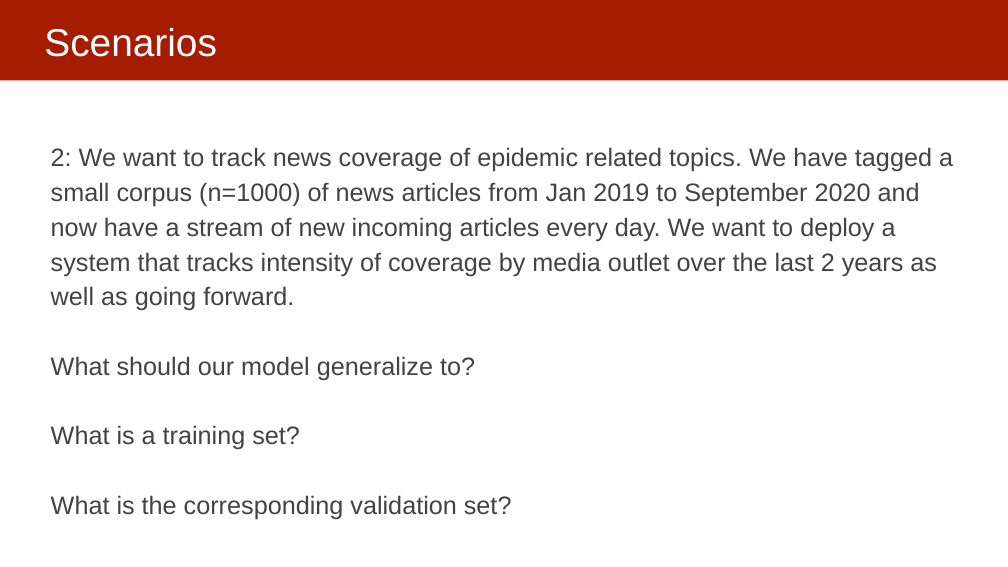
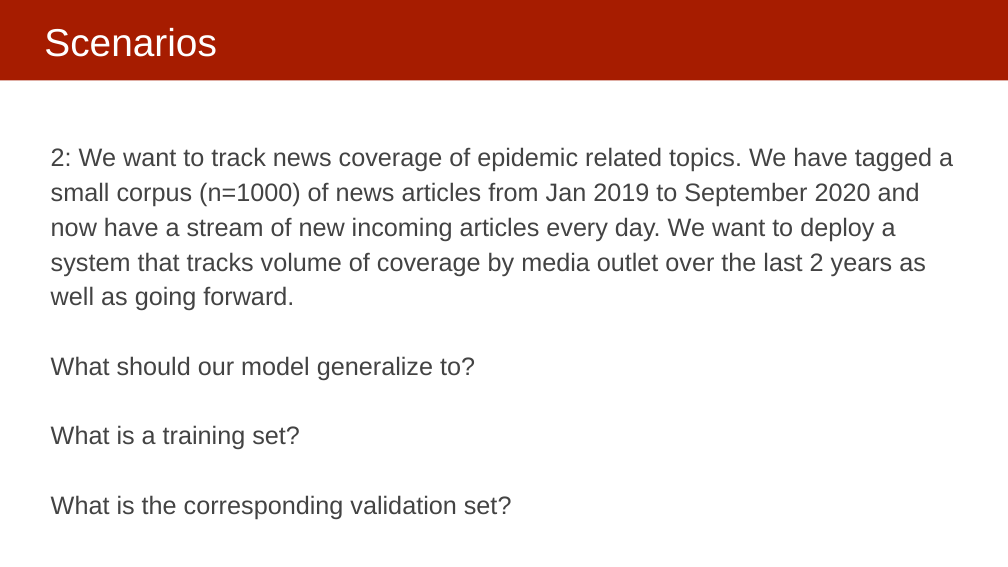
Before and after one commit to dssg/MLinPractice, a slide deck: slide 18 of Lectures/Lecture5-ModelSelection.pptx. Drawn at 1008x567 pixels with LibreOffice and Linux fonts; fonts in the diff are those of the drawing. Boxes give left, top, right and bottom in pixels: in the first picture for what was removed or moved away, otherwise in the second. Text is boxed around its words. In the diff, an @@ line names an element or a change of style, - is before the commit and + after.

Commit message:
updated

```diff
--- a/Lectures/Lecture5-ModelSelection.pptx
+++ b/Lectures/Lecture5-ModelSelection.pptx
@@ text at bbox=[51, 147, 953, 310]: text changed @@
-2: We want to track news coverage of epidemic related topics. We have tagged a small corpus (n=1000) of news articles from Jan 2019 to September 2020 and now have a stream of new incoming articles every day. We want to deploy a system that tracks intensity of coverage by media outlet over the last 2 years as well as going forward.
+2: We want to track news coverage of epidemic related topics. We have tagged a small corpus (n=1000) of news articles from Jan 2019 to September 2020 and now have a stream of new incoming articles every day. We want to deploy a system that tracks volume of coverage by media outlet over the last 2 years as well as going forward.
```
Also in this commit, not shown: 2 other slides changed.
